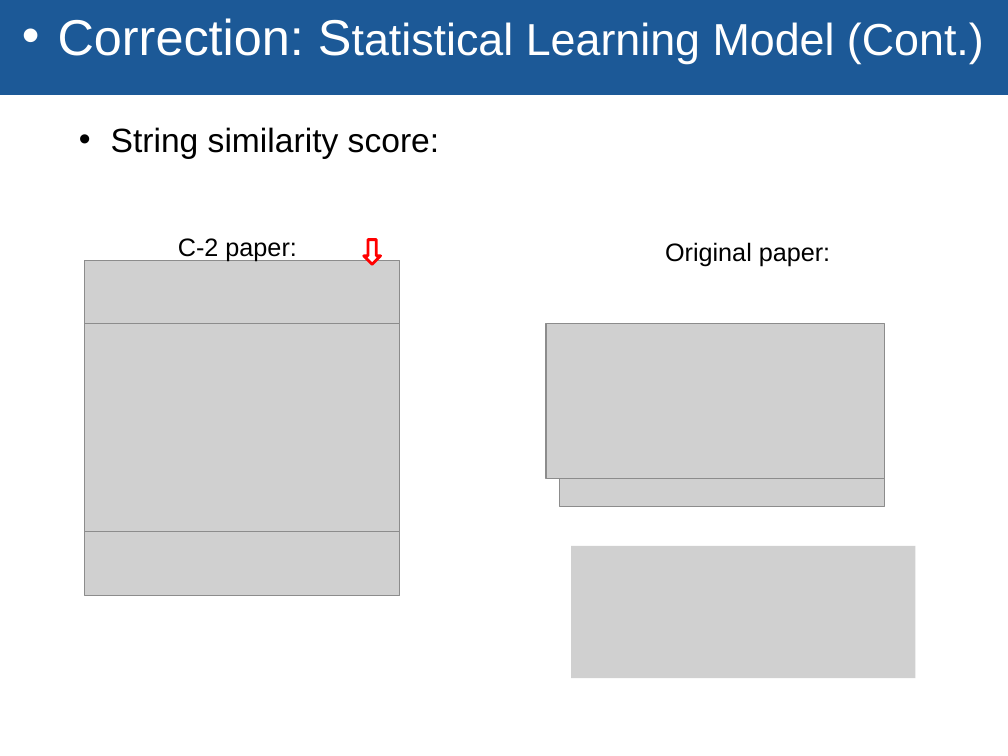
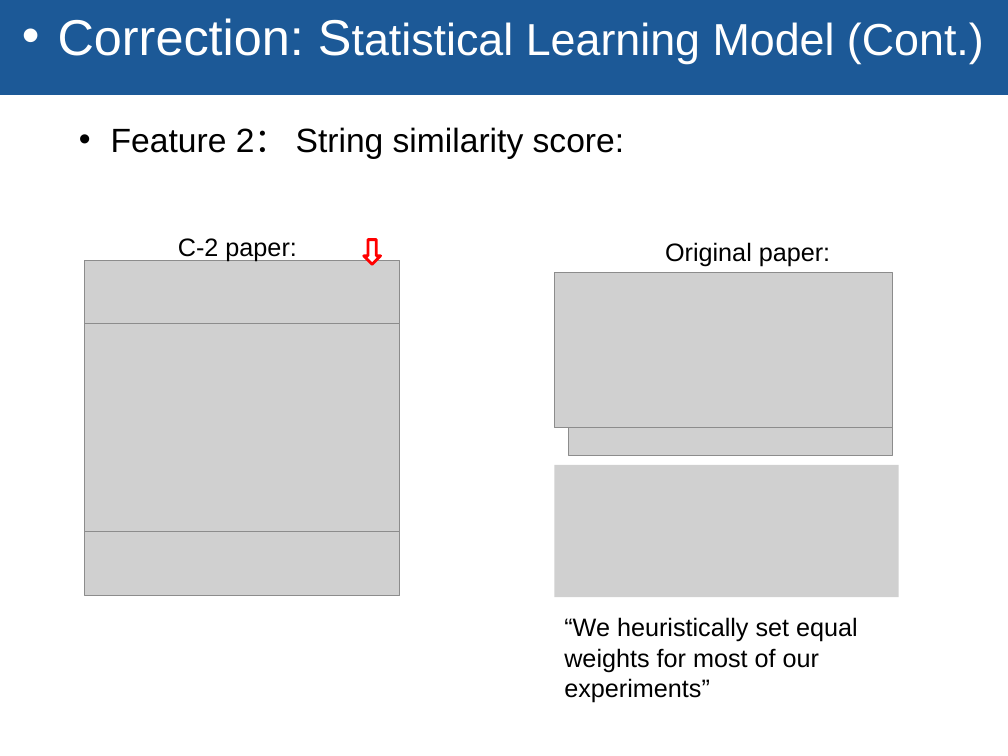
Before and after one commit to TZstatsADS/Fall2018-Project4-sec1-grp5, a slide deck: slide 10 of GR5243 pro4.pptx (slide 9 before the commit). Drawn at 1008x756 pixels with LibreOffice and Linux fonts; fonts in the diff are those of the drawing; grey boxes stand for pictures; background and template pictures are left out. Boxes give left, top, right and bottom in pixels: in the first picture for what was removed or moved away, otherwise in the second. Text is boxed around its words. In the diff, an @@ line names an element or a change of style, - is before the commit and + after.

```diff
--- a/GR5243 pro4.pptx
+++ b/GR5243 pro4.pptx
@@ text at box(111, 127, 624, 159): text changed @@
-    • String similarity score:
+    • Feature 2： String similarity score:
@@ picture: place and size @@
-picture at box(546, 324, 884, 479)
+picture at box(554, 272, 892, 427)
@@ picture: place and size @@
-picture at box(560, 479, 885, 506)
+picture at box(569, 427, 893, 455)
@@ picture: place and size @@
-picture at box(572, 546, 916, 678)
+picture at box(554, 465, 899, 597)
@@ text added at box(564, 617, 858, 703), 18 pt, text #000000 @@
+“We heuristically set equal weights for most of our experiments”
```
Also in this commit, not shown: 2 other slides changed, 4 slides added, 8 other files.
